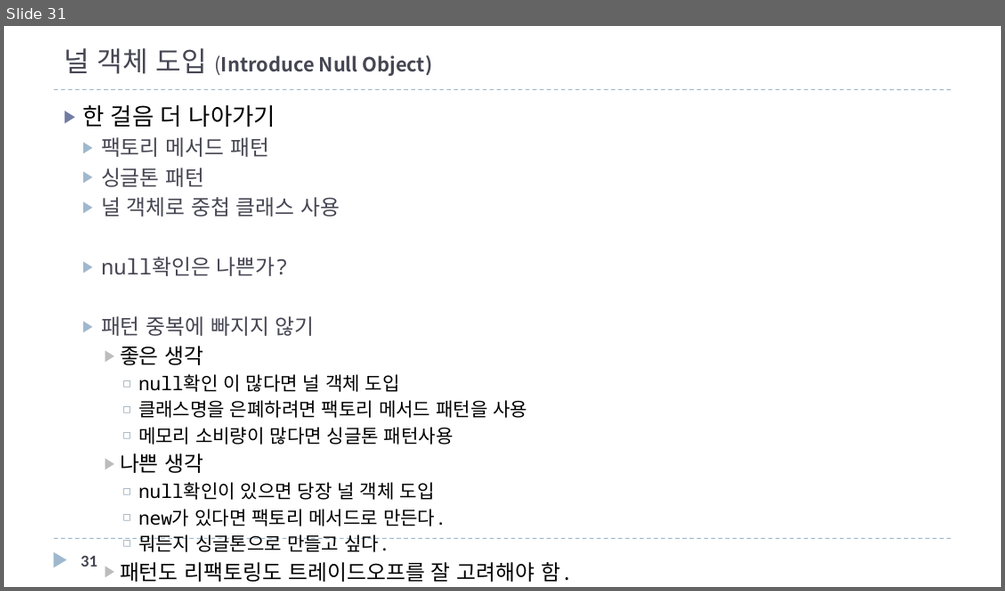
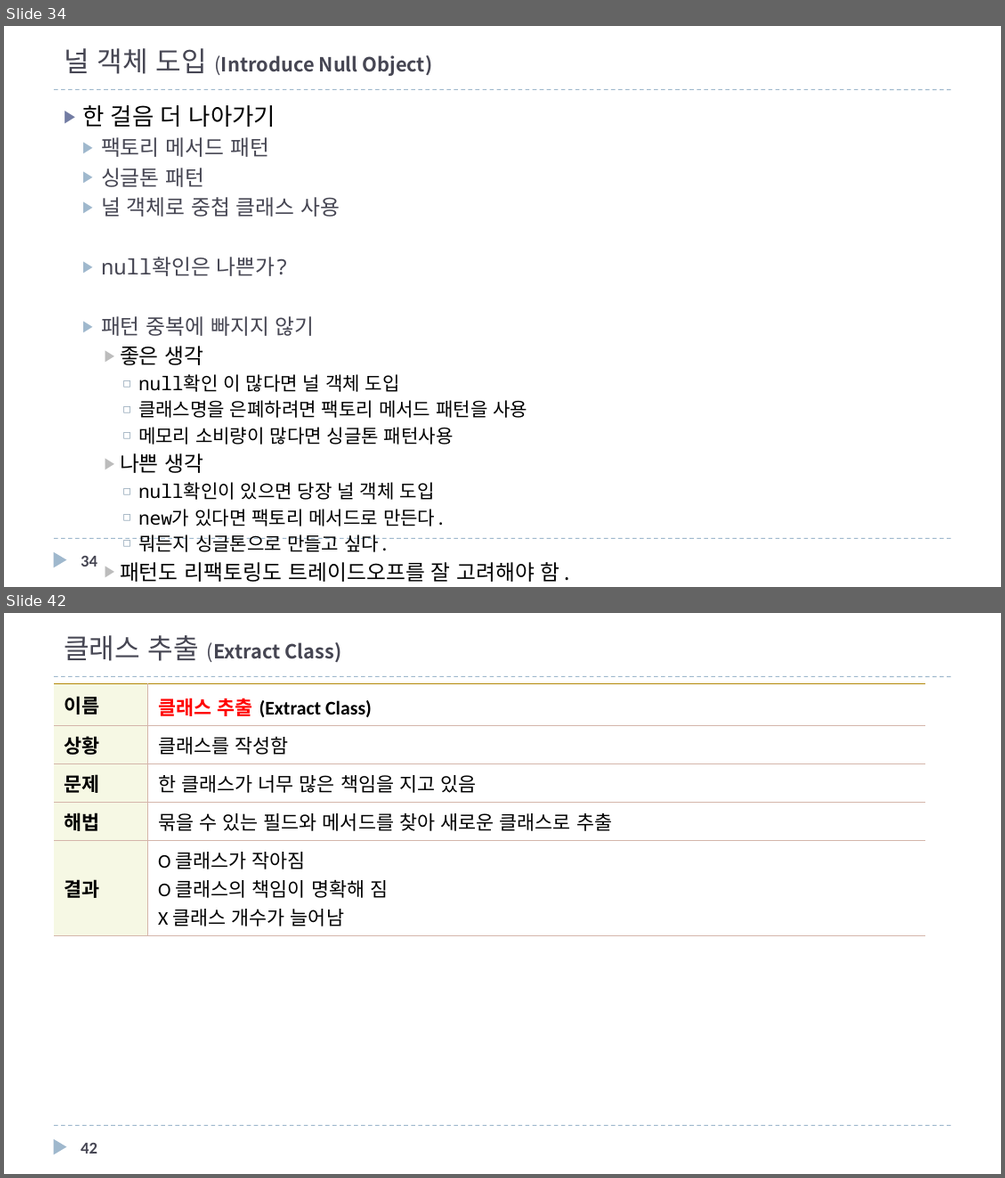
Before and after one commit to mkgungor/refactoring_java, a slide deck: ppt/자바로 배우는 리팩토링 입문.pptx. Shown one above the other, each under a label of ours: slide 31 before the commit, slides 34 and 42 after it; the slides between them are not shown. The pictures are 1005x591 and 1005x1178 pixels, drawn with LibreOffice and Linux fonts; fonts in the diff are those of the drawing. Boxes give left, top, right and bottom in pixels: in the first picture for what was removed or moved away, otherwise in the second. Text is boxed around its words. In the diff, an @@ line names an element or a change of style, - is before the commit and + after.

Commit message:
10장 에러코드를 예외로 치환부터 시작

```diff
--- a/ppt/자바로 배우는 리팩토링 입문.pptx
+++ b/ppt/자바로 배우는 리팩토링 입문.pptx
@@ slide 42 added at box(4, 613, 1001, 1174), background #FFFFFF; not listed: 3 template elements that a slide beside it also shows @@
@@ title added at box(64, 635, 342, 662), 14 pt, text #464653, bold @@
+클래스 추출 (Extract Class)
@@ table added at box(54, 684, 925, 930), 5 rows, 2 columns @@
+이름 | 클래스 추출 (Extract Class)
+상황 | 클래스를 작성함
+문제 | 한 클래스가 너무 많은 책임을 지고 있음
+해법 | 묶을 수 있는 필드와 메서드를 찾아 새로운 클래스로 추출
+결과 | O 클래스가 작아짐 / O 클래스의 책임이 명확해 짐 / X 클래스 개수가 늘어남
@@ page number added at box(81, 1143, 97, 1153), 12 pt, text #464653, bold @@
+42
@@ what was slide 31 is now slide 34 @@
@@ page number at box(81, 556, 97, 566): text changed @@
-31
+34
```
Also in this commit, not shown: 4 slides changed, 30 other slides added, 1 slide removed, 1 other file.
